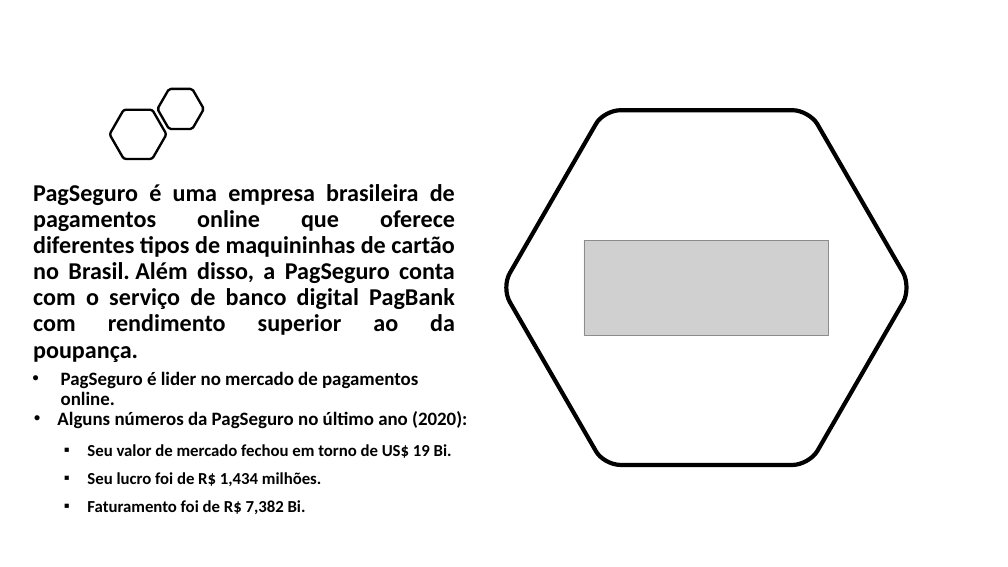
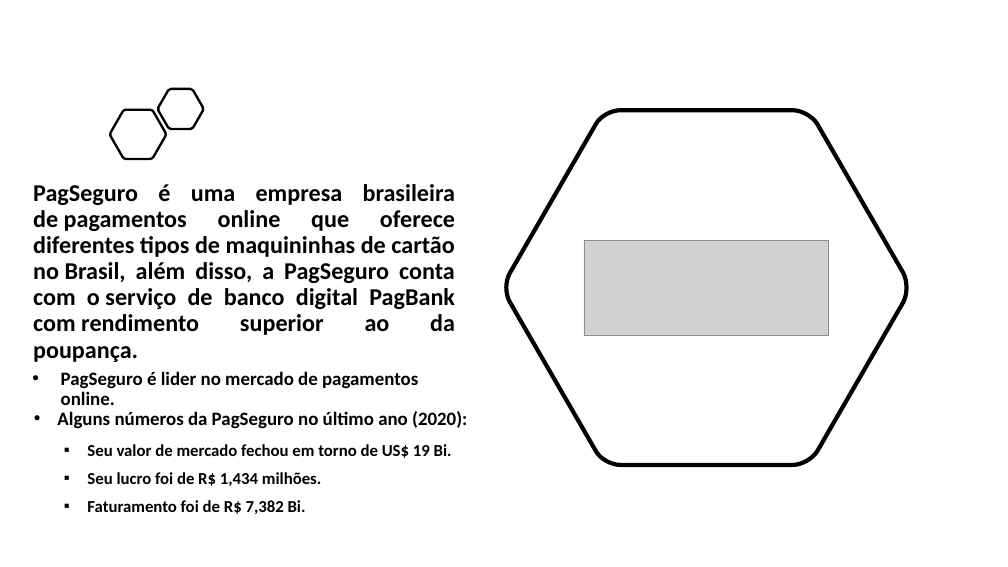
Before and after one commit to pablo-sa-souza/PitchCompasso, a slide deck: slide 2 of Pag apresentação.pptx. Drawn at 1008x567 pixels with LibreOffice and Linux fonts; fonts in the diff are those of the drawing; grey boxes stand for pictures. Boxes give left, top, right and bottom in pixels: in the first picture for what was removed or moved away, otherwise in the second. Text is boxed around its words. In the diff, an @@ line names an element or a change of style, - is before the commit and + after.

```diff
--- a/Pag apresentação.pptx
+++ b/Pag apresentação.pptx
@@ title at (33,184,455,362): text changed @@
-PagSeguro é uma empresa brasileira de pagamentos online que oferece diferentes tipos de maquininhas de cartão no Brasil. Além disso, a PagSeguro conta com o serviço de banco digital PagBank com rendimento superior ao da poupança.
+PagSeguro é uma empresa brasileira de pagamentos online que oferece diferentes tipos de maquininhas de cartão no Brasil, além disso, a PagSeguro conta com o serviço de banco digital PagBank com rendimento superior ao da poupança.
```
Also in this commit, not shown: 6 other slides changed, 1 other file.
